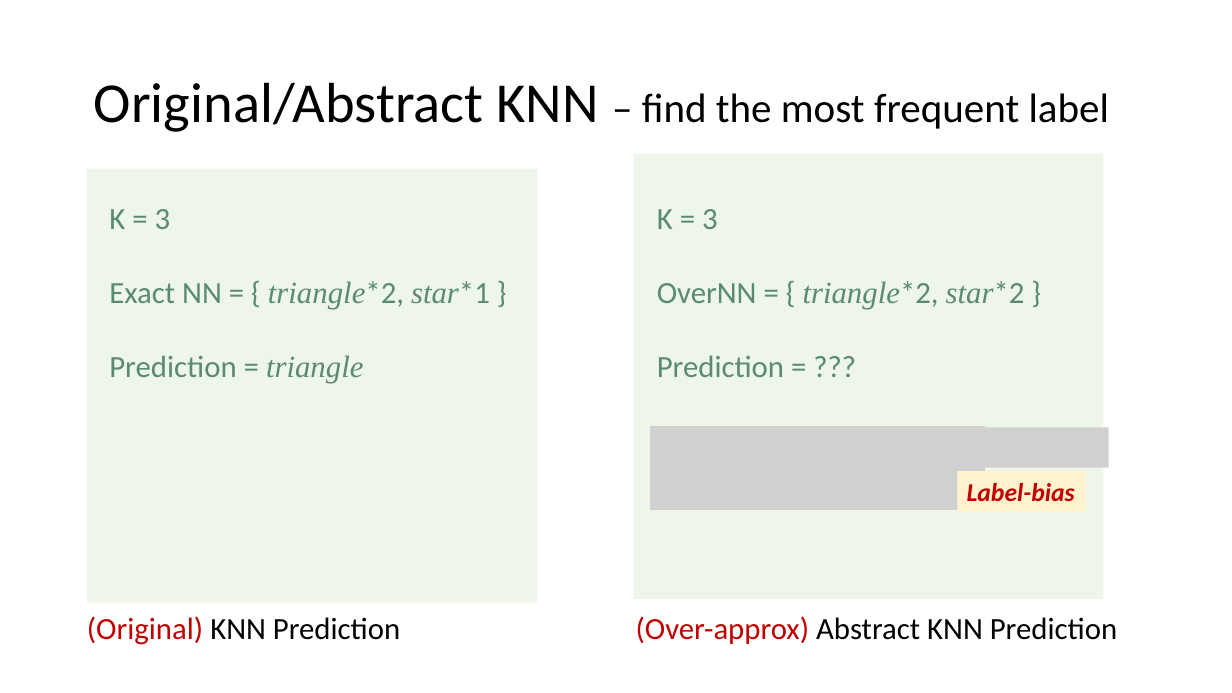
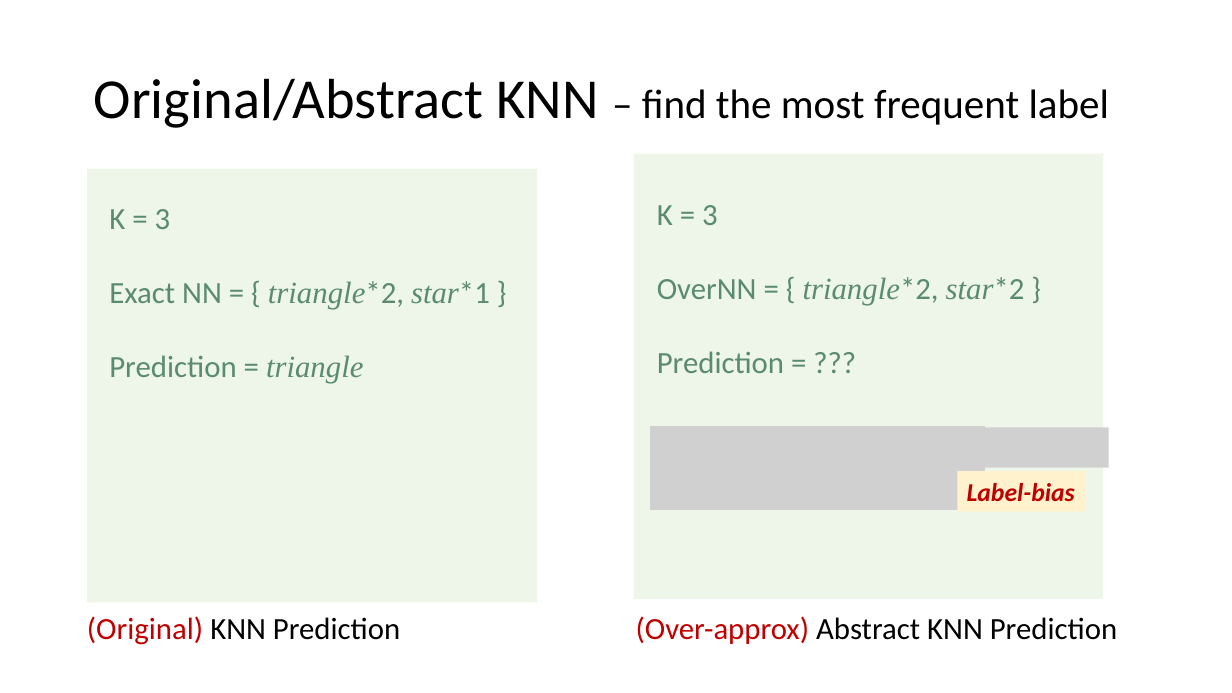
Before and after one commit to chaowang-vt/chaowang-vt.github.io, a slide deck: slide 24 of pubDOC/2023_07_CAV_KNNfair.pptx. Drawn at 1232x693 pixels with LibreOffice and Linux fonts; fonts in the diff are those of the drawing; grey boxes stand for pictures. Boxes give left, top, right and bottom in pixels: in the first picture for what was removed or moved away, otherwise in the second. Text is boxed around its words. In the diff, an @@ line names an element or a change of style, - is before the commit and + after.

```diff
--- a/pubDOC/2023_07_CAV_KNNfair.pptx
+++ b/pubDOC/2023_07_CAV_KNNfair.pptx
@@ title "Original/Abstract KNN – find the ...": place and size @@
-title "Original/Abstract KNN – find the ..." at (94, 82, 1109, 132)
+title "Original/Abstract KNN – find the ..." at (94, 78, 1109, 128)
@@ text "K = 3": place and size @@
-text "K = 3" at (657, 209, 1025, 377)
+text "K = 3" at (657, 205, 1025, 373)
```
Also in this commit, not shown: 8 other slides changed, 1 other file.
